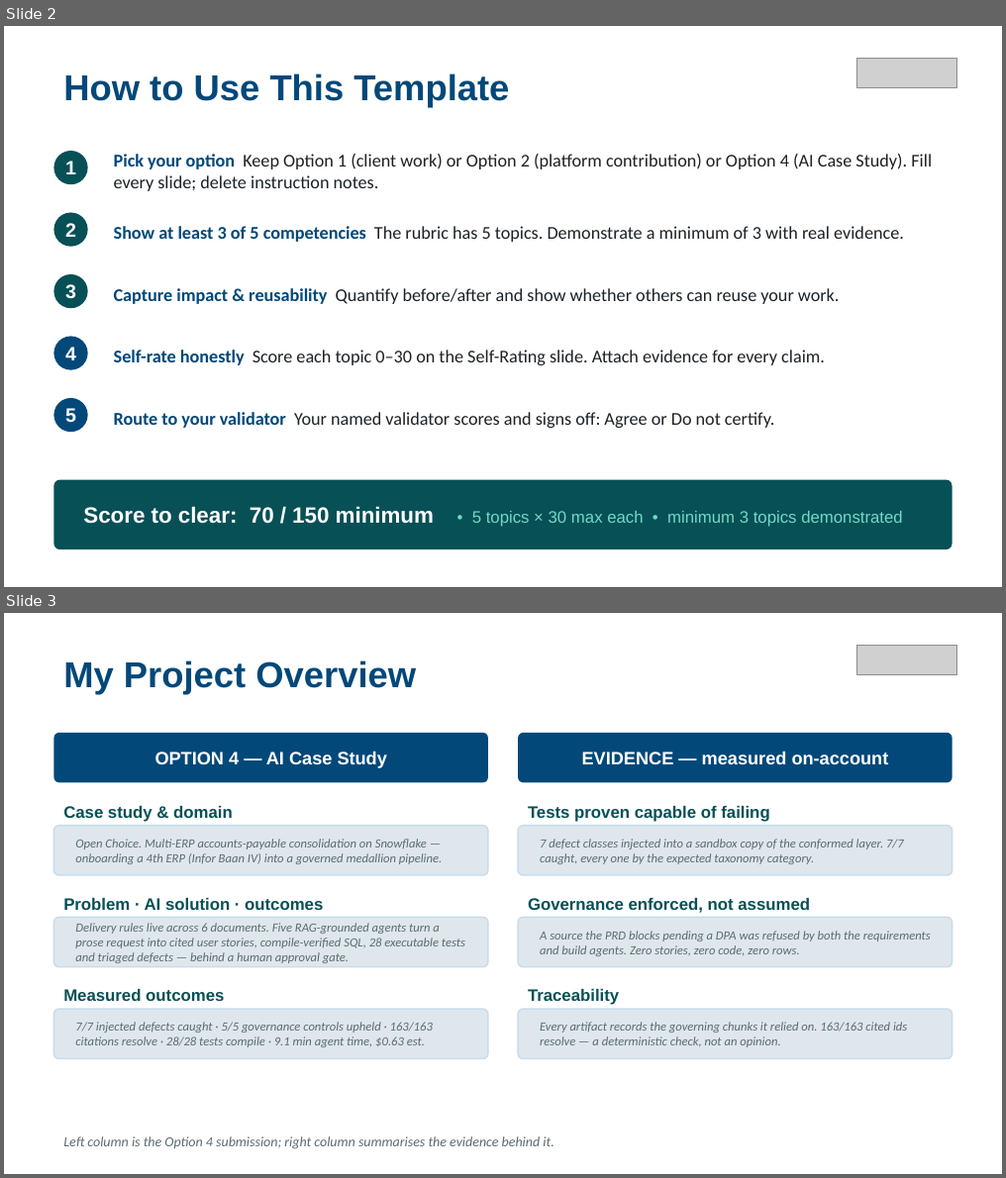
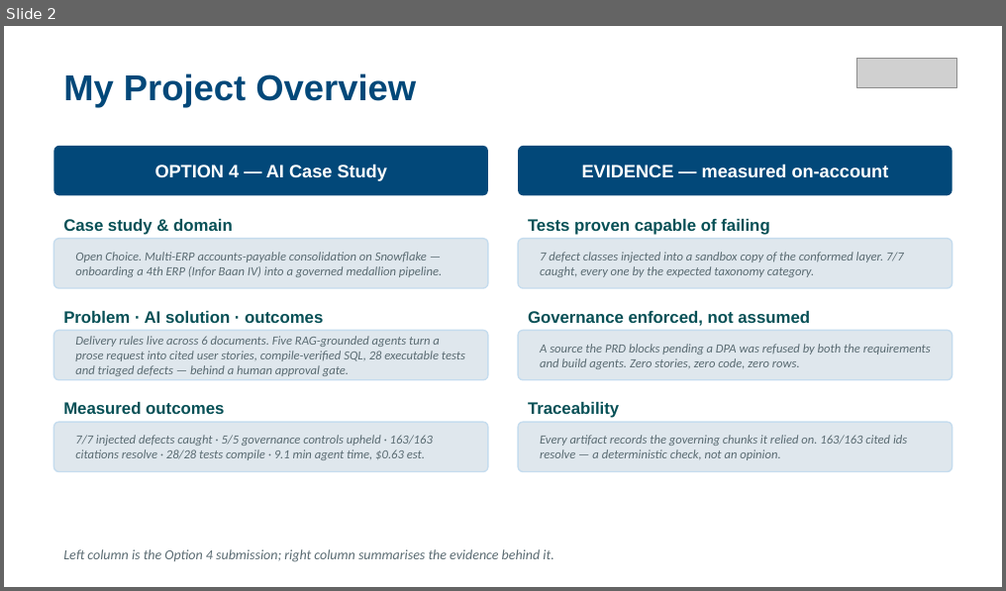
Before and after one commit to shamirna-dev/dbt_capstone, a slide deck: docs/AI_Capstone_L2_Shamirna_Antony.pptx. Shown one above the other, each under a label of ours: slides 2 and 3 before the commit, slide 2 after it. The pictures are 1006x1178 and 1006x591 pixels, drawn with LibreOffice and Linux fonts; fonts in the diff are those of the drawing; grey boxes stand for pictures. Boxes give left, top, right and bottom in pixels: in the first picture for what was removed or moved away, otherwise in the second. Text is boxed around its words. In the diff, an @@ line names an element or a change of style, - is before the commit and + after.

Commit message:
Link the evidence slide to the repo, and drop the generic how-to slide
Evidence & Artifacts now carries clickable links to the branch, the write-up,
the run-log definition and the dashboard source, so a reviewer can reach the
proof without being given Snowflake access. Display text is kept short because
the template's link boxes are ~2in wide; the URL is attached as a hyperlink.

Labels retitled to match what exists: this is a branch, not a PR, and the
'demo recording' slot holds the write-up.

```diff
--- a/docs/AI_Capstone_L2_Shamirna_Antony.pptx
+++ b/docs/AI_Capstone_L2_Shamirna_Antony.pptx
@@ slide 2 removed at (4,26,1002,587), background #FFFFFF @@
@@ text removed at (63,74,509,107) @@
-How to Use This Template
@@ picture removed at (857,58,957,87) @@
@@ ellipse removed at (54,151,88,184) @@
@@ text removed at (65,161,76,174) @@
-1
@@ text removed at (114,154,932,191) @@
-Pick your option Keep Option 1 (client work) or Option 2 (platform contribution) or Option 4 (AI Case Study). Fill every slide; delete instruction notes.
@@ ellipse removed at (54,212,88,247) @@
@@ text removed at (65,223,76,237) @@
-2
@@ text removed at (114,226,904,242) @@
-Show at least 3 of 5 competencies The rubric has 5 topics. Demonstrate a minimum of 3 with real evidence.
@@ ellipse removed at (54,274,88,308) @@
@@ text removed at (65,284,76,299) @@
-3
@@ text removed at (114,288,840,304) @@
-Capture impact & reusability Quantify before/after and show whether others can reuse your work.
@@ ellipse removed at (54,336,88,371) @@
@@ text removed at (65,347,76,361) @@
-4
@@ text removed at (114,350,825,366) @@
-Self-rate honestly Score each topic 0–30 on the Self-Rating slide. Attach evidence for every claim.
@@ ellipse removed at (54,398,88,432) @@
@@ text removed at (65,408,76,423) @@
-5
@@ text removed at (114,412,774,428) @@
-Route to your validator Your named validator scores and signs off: Agree or Do not certify.
@@ rounded rectangle removed at (54,480,952,550) @@
@@ text removed at (83,506,903,527) @@
-Score to clear: 70 / 150 minimum • 5 topics × 30 max each • minimum 3 topics demonstrated
@@ what was slide 3 is now slide 2 @@
```
Also in this commit, not shown: 2 slides changed, 1 other file.
